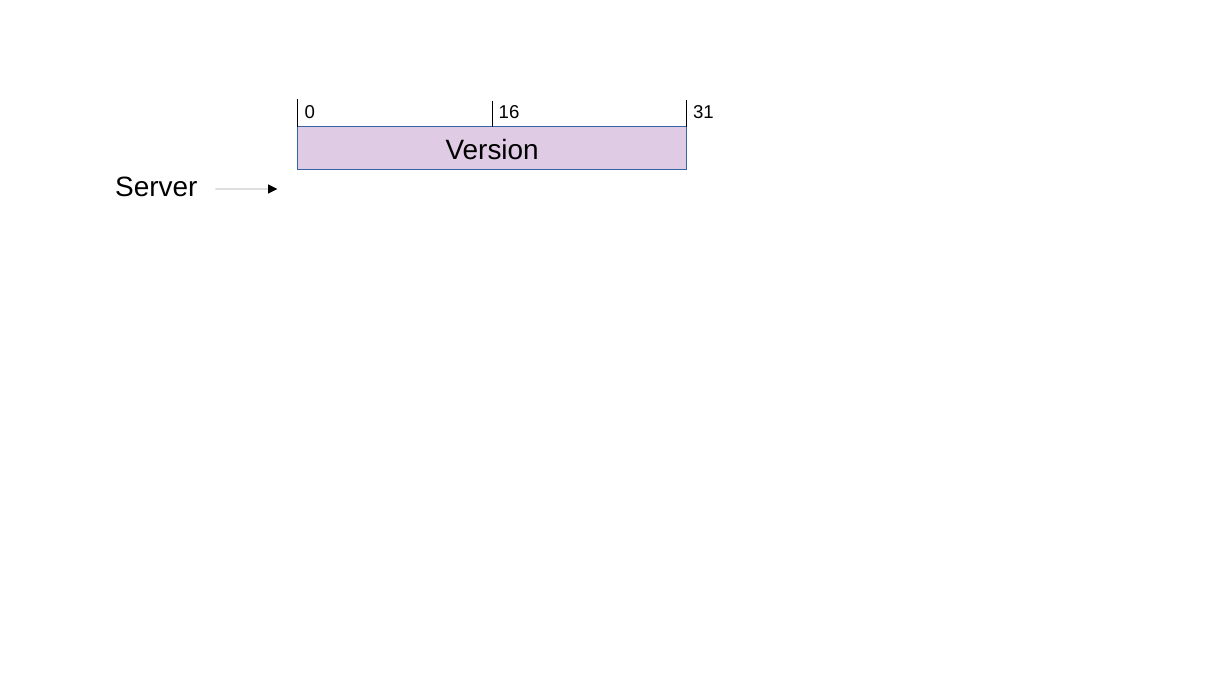
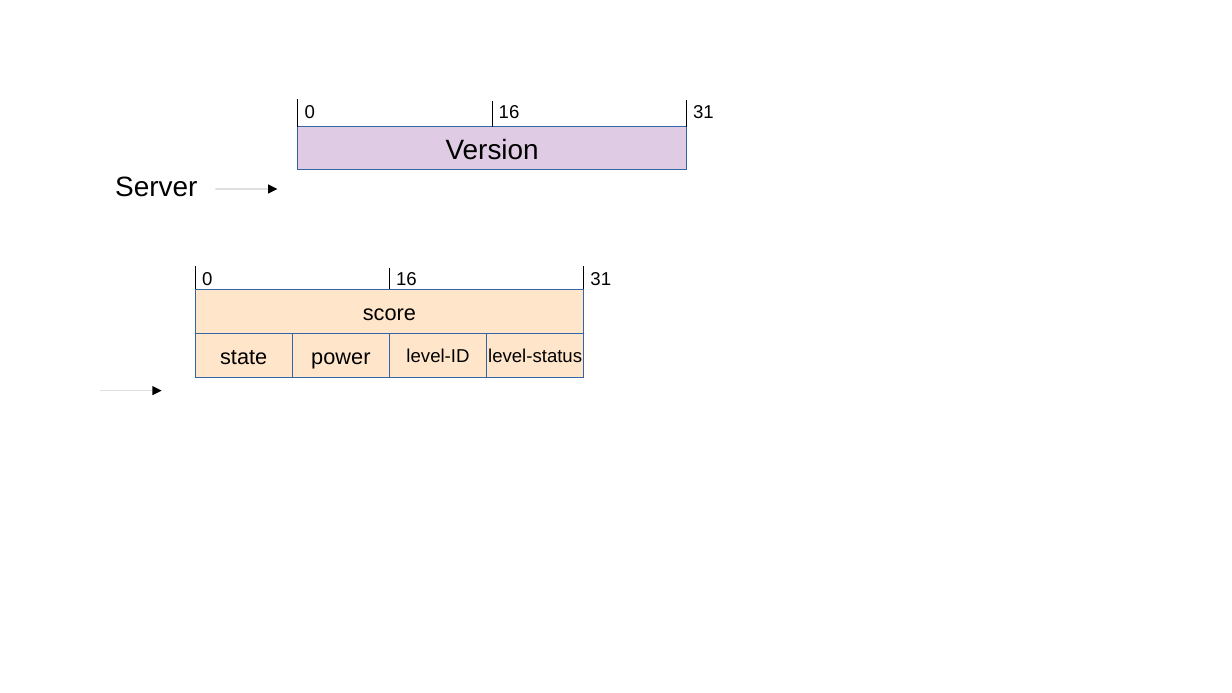
Before and after one commit to santiaaba/c-stars, a slide deck: slide 2 of docs/Sin título 1.odp. Drawn at 1232x693 pixels with LibreOffice and Linux fonts; fonts in the diff are those of the drawing. Boxes give left, top, right and bottom in pixels: in the first picture for what was removed or moved away, otherwise in the second. Text is boxed around its words. In the diff, an @@ line names an element or a change of style, - is before the commit and + after.

```diff
--- a/docs/Sin título 1.odp
+++ b/docs/Sin título 1.odp
@@ line added from (196, 293) to (196, 266), #000000 0 pt @@
@@ line added from (390, 293) to (390, 268), #000000 0 pt @@
@@ line added from (584, 293) to (584, 267), #000000 0 pt @@
@@ rectangle added at <box>196,290,585,333</box>, fill #FFE5CA, outline #3465A4 0 pt, 14 pt, text #000000 @@
+score
@@ text added at <box>202,272,212,285</box>, 12 pt, text #000000 @@
+0
@@ text added at <box>396,272,417,286</box>, 12 pt, text #000000 @@
+16
@@ text added at <box>590,272,611,285</box>, 12 pt, text #000000 @@
+31
@@ rectangle added at <box>196,334,293,378</box>, fill #FFE5CA, outline #3465A4 0 pt, 14 pt, text #000000 @@
+state
@@ rectangle added at <box>293,334,390,378</box>, fill #FFE5CA, outline #3465A4 0 pt, 14 pt, text #000000 @@
+power
@@ rectangle added at <box>390,334,487,378</box>, fill #FFE5CA, outline #3465A4 0 pt, 12 pt, text #000000 @@
+level-ID
@@ rectangle added at <box>486,334,584,378</box>, fill #FFE5CA, outline #3465A4 0 pt, 12 pt, text #000000 @@
+level-status
@@ arrow added from (99, 391) to (162, 391), #000000 0 pt @@
```
Also in this commit, not shown: 1 slide added, 27 other files.
